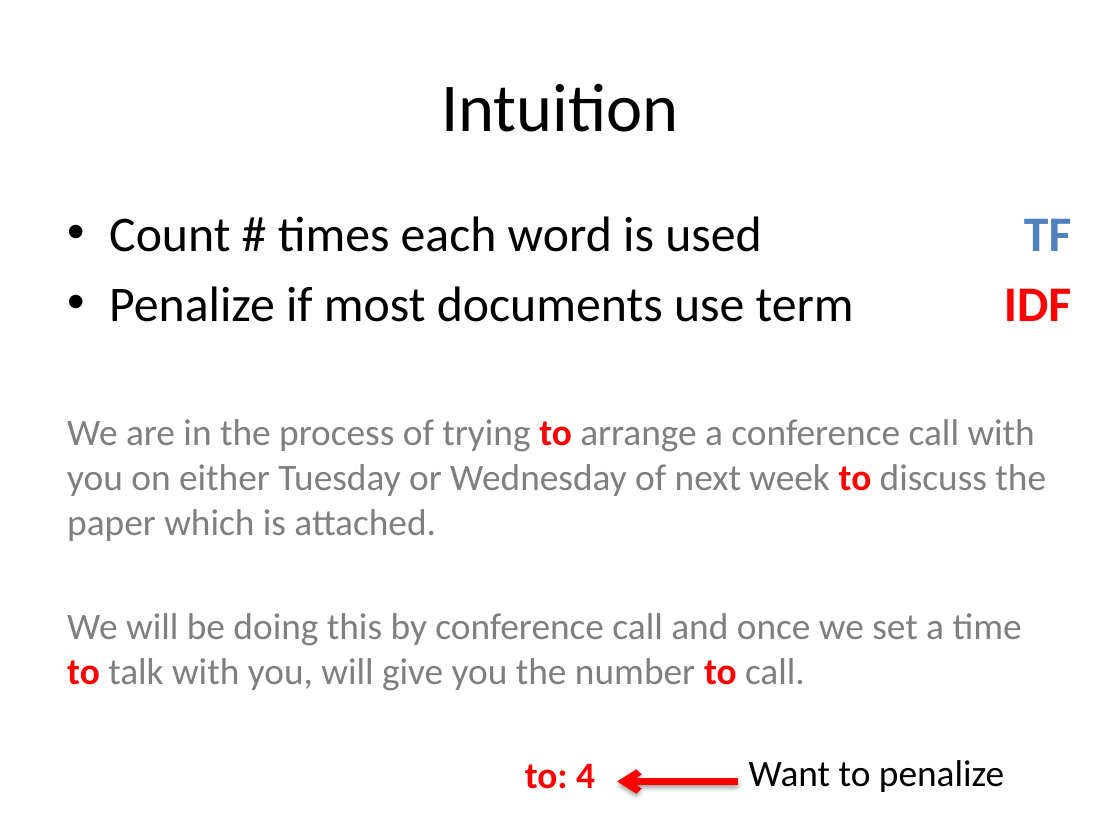
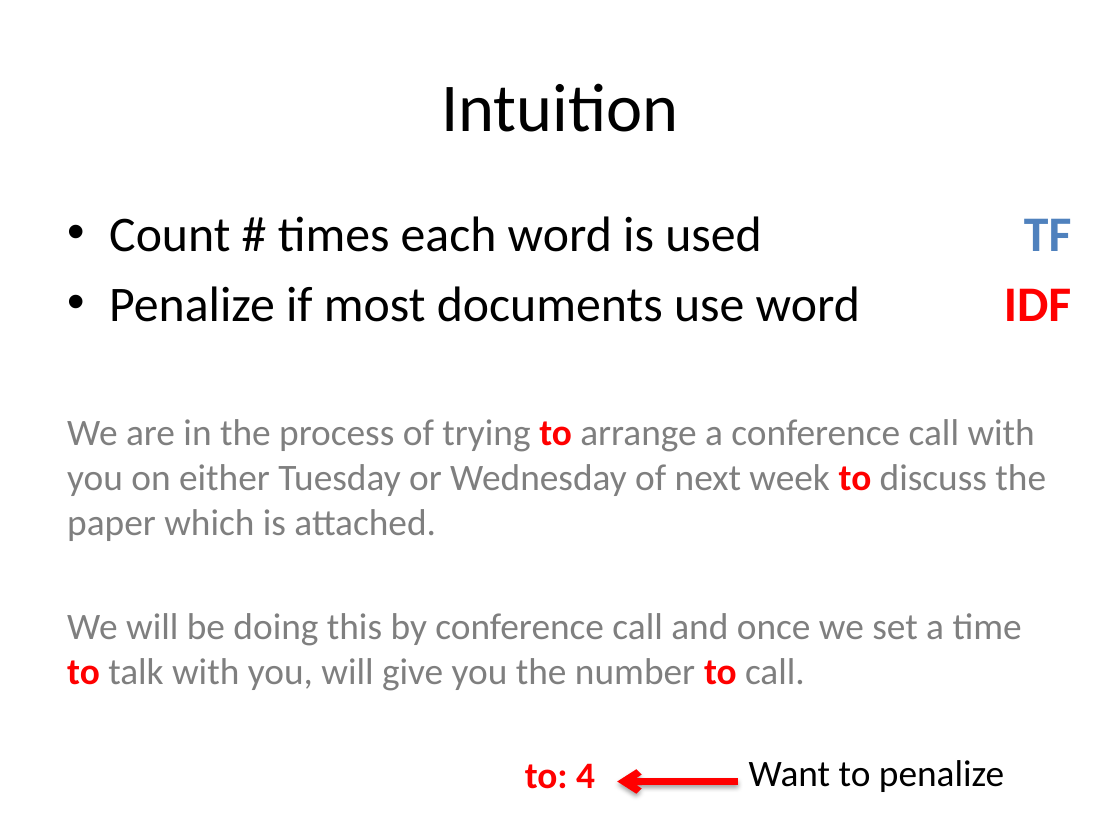
Before and after one commit to dataiap/dataiap, a slide deck: slide 16 of lectures/day4.pptx. Drawn at 1120x840 pixels with LibreOffice and Linux fonts; fonts in the diff are those of the drawing. Boxes give left, top, right and bottom in pixels: in the first picture for what was removed or moved away, otherwise in the second. Text is boxed around its words. In the diff, an @@ line names an element or a change of style, - is before the commit and + after.

```diff
--- a/lectures/day4.pptx
+++ b/lectures/day4.pptx
@@ text at [109,286,860,322]: text changed @@
-• Penalize if most documents use term
+• Penalize if most documents use word
```
Also in this commit, not shown: 3 other slides changed, 1 slide added, 1 other file.
